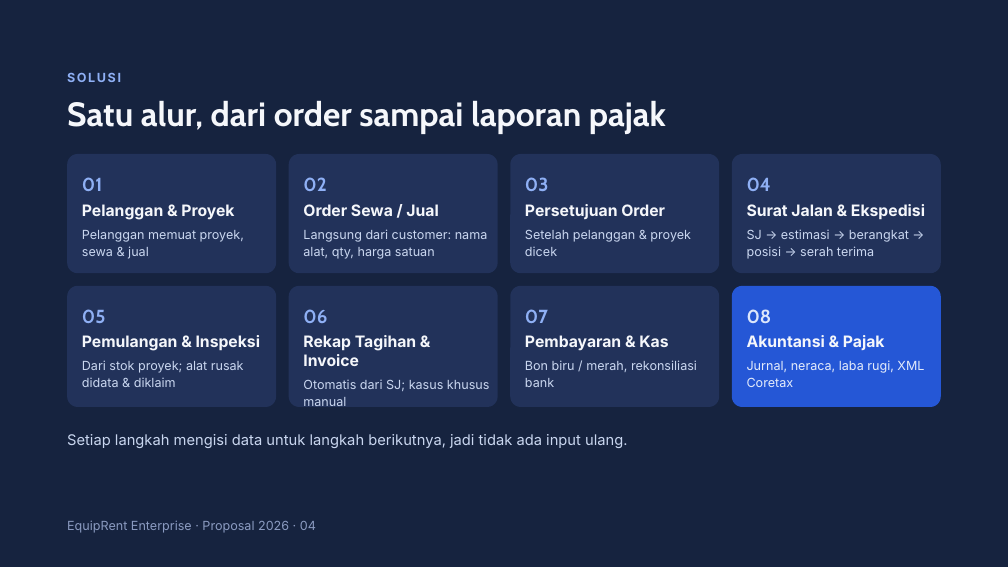
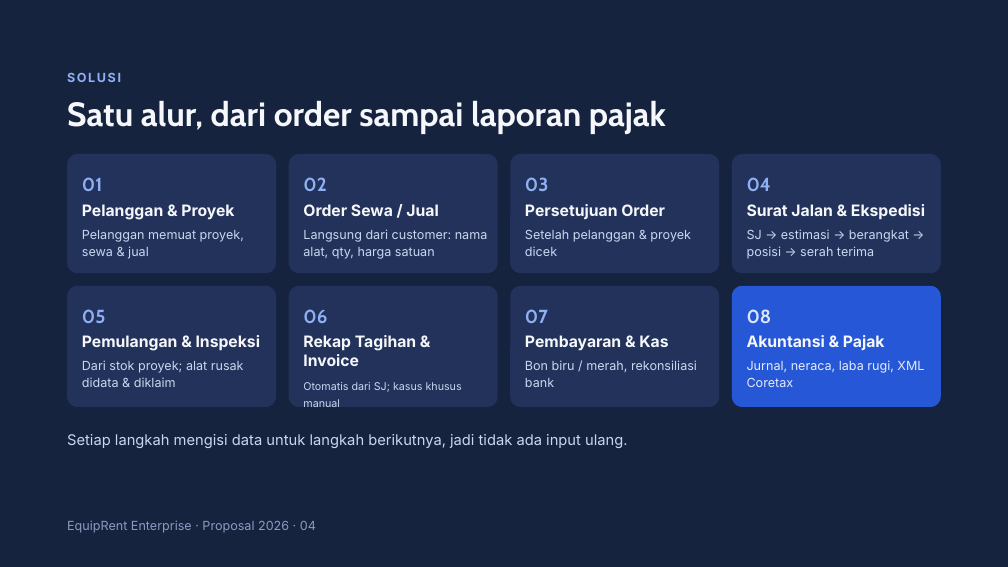
Before and after one commit to erziealdrian02/tkn-rent-revamp, a slide deck: slide 4 of equiprent-enterprise/excel/Proposal EquipRent Enterprise.pptx. Drawn at 1008x567 pixels with LibreOffice and Linux fonts; fonts in the diff are those of the drawing. Boxes give left, top, right and bottom in pixels: in the first picture for what was removed or moved away, otherwise in the second. Text is boxed around its words. In the diff, an @@ line names an element or a change of style, - is before the commit and + after.

```diff
--- a/equiprent-enterprise/excel/Proposal EquipRent Enterprise.pptx
+++ b/equiprent-enterprise/excel/Proposal EquipRent Enterprise.pptx
@@ text "Otomatis dari SJ; kasus khusus ..." at (x1=303, y1=382, x2=462, y2=407): size 12 to 10.2 pt @@
```
Also in this commit, not shown: 8 other slides changed, 1 other file.
